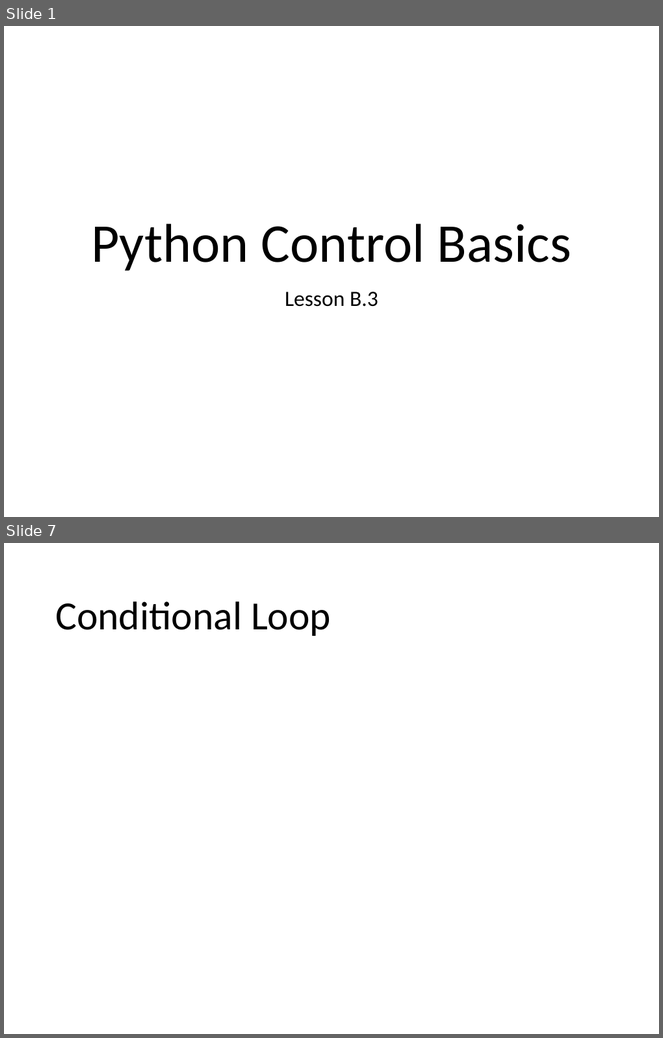
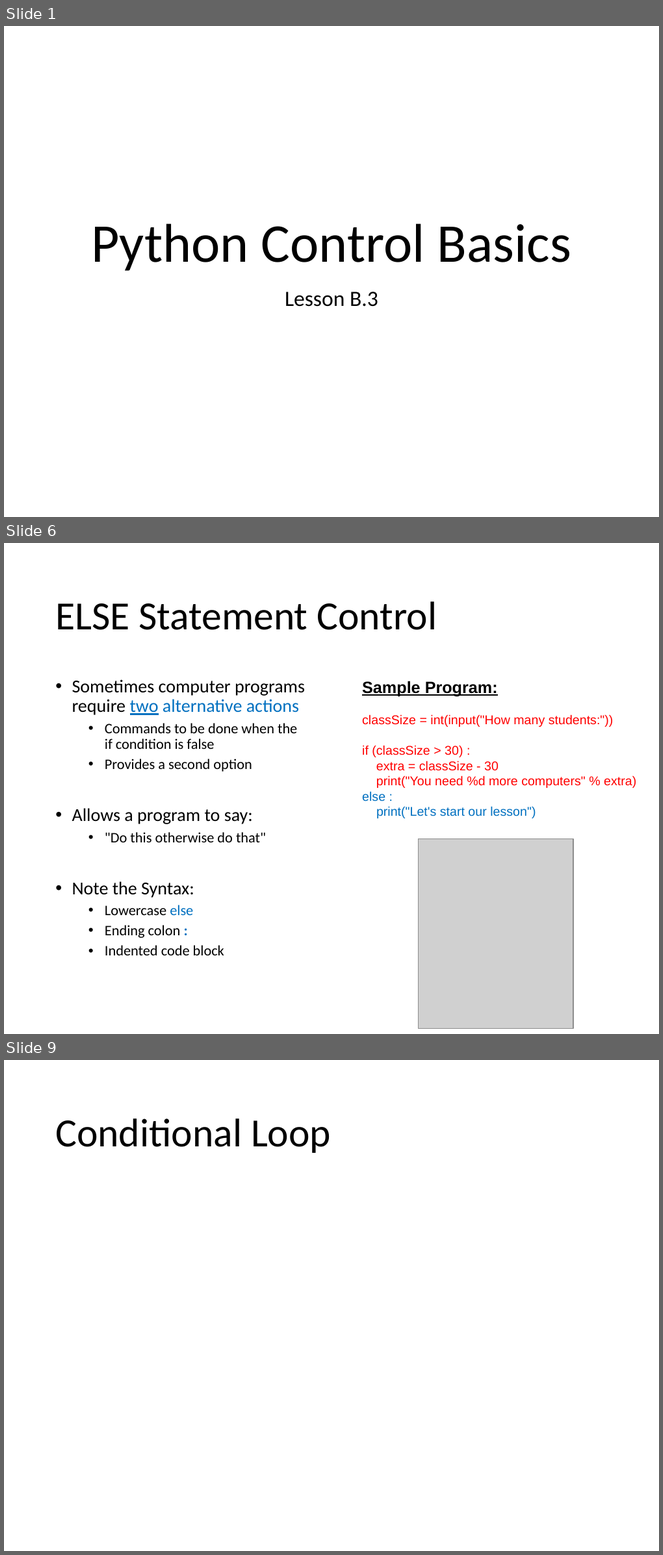
Before and after one commit to Greg5519/ICS2O0, a slide deck: Topic B Programming Introduction/B.3 Lesson - Python Control Basics.pptx. Shown one above the other, each under a label of ours: slides 1 and 7 before the commit, slides 1, 6 and 9 after it; the slides between them are not shown. The pictures are 663x1038 and 663x1555 pixels, drawn with LibreOffice and Linux fonts; fonts in the diff are those of the drawing; grey boxes stand for pictures. Boxes give left, top, right and bottom in pixels: in the first picture for what was removed or moved away, otherwise in the second. Text is boxed around its words. In the diff, an @@ line names an element or a change of style, - is before the commit and + after.

```diff
--- a/Topic B Programming Introduction/B.3 Lesson - Python Control Basics.pptx
+++ b/Topic B Programming Introduction/B.3 Lesson - Python Control Basics.pptx
@@ slide 6 added at [4,543,659,1034], background #FFFFFF @@
@@ title added at [55,601,437,630], 44 pt, text #000000 @@
+ELSE Statement Control
@@ text added at [72,679,305,956], 16 pt, text #000000 @@
+• Sometimes computer programs require two alternative actions
+  • Commands to be done when the
+    if condition is false
+  • Provides a second option
+• Allows a program to say:
+  • "Do this otherwise do that"
+• Note the Syntax:
+  • Lowercase else
+  • Ending colon :
+  • Indented code block
@@ text added at [362,681,636,819], 14 pt, text #FF0000 @@
+Sample Program:
+classSize = int(input("How many students:"))
+if (classSize > 30) :
+extra = classSize - 30
+print("You need %d more computers" % extra)
+else :
+print("Let's start our lesson")
@@ picture added at [418,839,573,1029] @@
@@ what was slide 7 is now slide 9 @@
```
Also in this commit, not shown: 1 slide changed, 6 other slides added, 4 slides removed, 1 other file.
